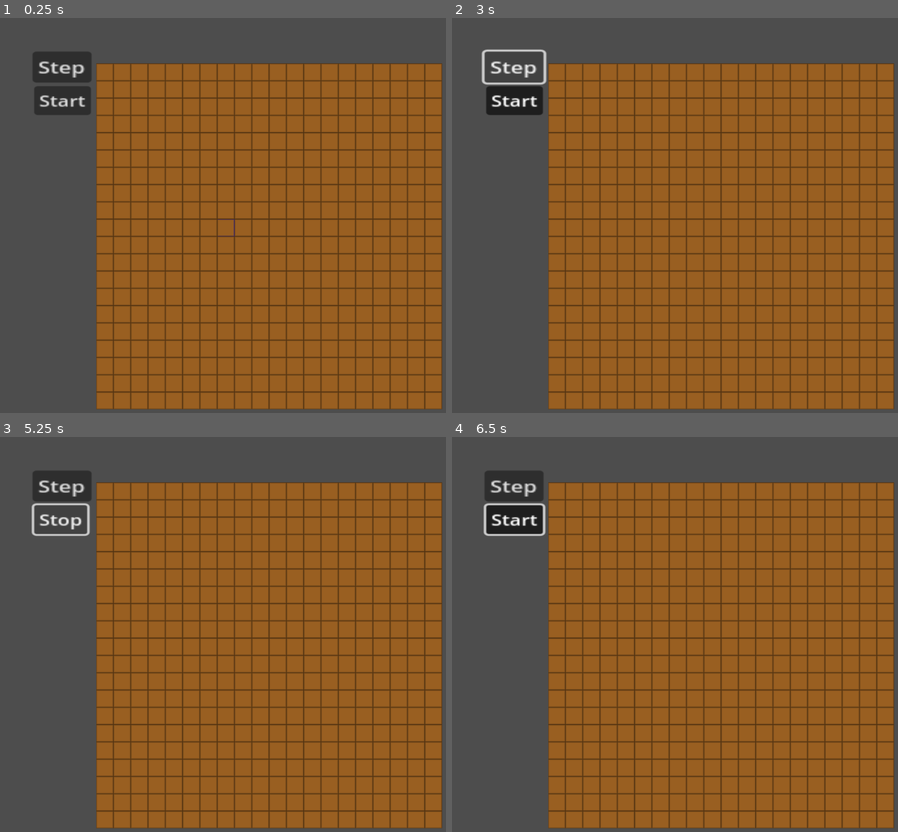
Above: before the commit, frames 1-4 (two rows, left to right).
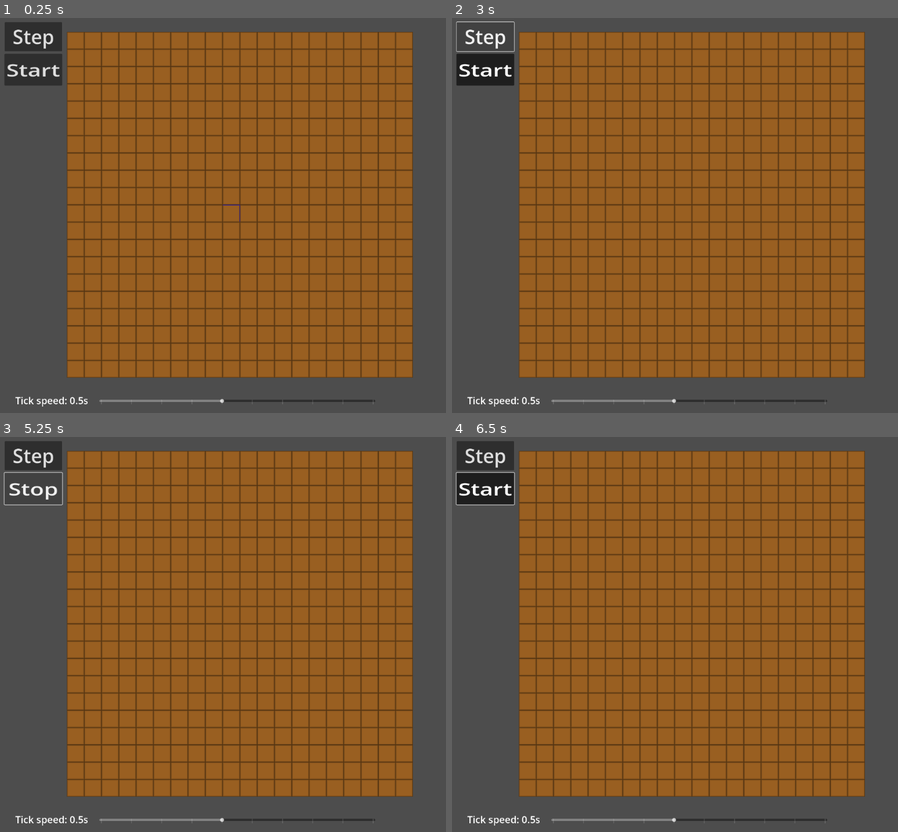
Above: after the commit, the same moments.

Repository: CMillsWork/Ecological-Succession
Game: Godot game, scene res://main.tscn
The game is run twice, just before and just after one commit, with the same random seed, the same clock (stepped at 60 frames per second) and the same inputs.
Inputs:
- Up to frame 1 (0.25 s): no input
- Up to frame 2 (3 s): click "Start" at 0.5 s; click "Stop" at 1.25 s; click "Start" at 2 s; click "Step" at 2.75 s
- Up to frame 3 (5.25 s): click "Step" at 3.5 s; click "Step" at 4.25 s; click "Start" at 5 s
- Up to frame 4 (6.5 s): click "Stop" at 5.75 s

The runs differ from the first frame. In frame 1, 40% of the frame differs, in the area x 1-100%, y 1-100%; in frame 2, 40%; in frame 3, 39%; in frame 4, 40%, in the area x 0-100%, y 1-100%.

Commit message:
Added tick speed slider, adjusted layout of UI.

Diff:
--- a/main.gd
+++ b/main.gd
@@ -4,6 +4,7 @@
 var cells : Array = []
 const gridSize : int = 20
 var dic = {}
+var tickSpeed = 0.5
 
 # 0 = die
 # 1 = stay
@@ -12,6 +13,7 @@
 
 @onready var clock : Timer = $Clock
 @onready var tileMap : TileMap = %TileMap
+@onready var timerLabel : Label = %TimerLabel
 
 @onready var CellFactory = preload("res://cell.tscn")
 
@@ -119,9 +121,15 @@
 func _on_clock_toggle_toggled(toggled_on):
 	if $Clock.is_stopped():
 		$Clock.one_shot = false
-		$Clock.start(0.5)
+		$Clock.start(tickSpeed)
 		$ClockToggle.text = "Stop"
 	else:
 		$Clock.one_shot = true
 		$Clock.stop()
 		$ClockToggle.text = "Start"
+
+
+func _on_h_slider_value_changed(value_changed):
+	timerLabel.text = str('Tick speed: ', value_changed,  's')
+	tickSpeed = value_changed
+	$Clock.start(tickSpeed)
--- a/main.tscn
+++ b/main.tscn
@@ -44,26 +44,50 @@
 one_shot = true
 
 [node name="Camera2D" type="Camera2D" parent="."]
-position = Vector2(477, 583)
+position = Vector2(585, 700)
 zoom = Vector2(0.6, 0.6)
 
 [node name="StepButton" type="Button" parent="."]
-offset_left = -235.0
-offset_top = -44.0
-offset_right = -227.0
-offset_bottom = -36.0
-scale = Vector2(5.07288, 3.69537)
+offset_left = -230.0
+offset_top = -36.0
+offset_right = -18.0
+offset_bottom = 72.0
+theme_override_font_sizes/font_size = 72
 text = "Step"
 
 [node name="ClockToggle" type="Button" parent="."]
-offset_left = -229.0
-offset_top = 84.0
-offset_right = -221.0
-offset_bottom = 92.0
-scale = Vector2(4.56, 3.44)
+offset_left = -231.0
+offset_top = 81.0
+offset_right = -70.0
+offset_bottom = 199.0
+scale = Vector2(1.326, 1)
+theme_override_font_sizes/font_size = 64
 toggle_mode = true
 text = "Start"
+
+[node name="HSlider" type="HSlider" parent="."]
+offset_left = 120.0
+offset_top = 1334.0
+offset_right = 1141.0
+offset_bottom = 1398.0
+min_value = 0.1
+max_value = 1.0
+step = 0.1
+value = 0.5
+tick_count = 10
+ticks_on_borders = true
+
+[node name="TimerLabel" type="Label" parent="HSlider"]
+unique_name_in_owner = true
+layout_mode = 0
+offset_left = -311.0
+offset_top = 5.0
+offset_right = -40.0
+offset_bottom = 55.0
+theme_override_font_sizes/font_size = 36
+text = "Tick speed: 0.5s"
 
 [connection signal="timeout" from="Clock" to="." method="_on_clock_timeout"]
 [connection signal="pressed" from="StepButton" to="." method="_on_step_button_pressed"]
 [connection signal="toggled" from="ClockToggle" to="." method="_on_clock_toggle_toggled"]
+[connection signal="value_changed" from="HSlider" to="." method="_on_h_slider_value_changed"]
Not shown, changed: .gitignore
Not shown, changed: export/web/Ecological Succession - 1211-13-06-2024.zip
Not shown, changed: export/web/Ecological Succession 1228-13-06-2024.zip
Not shown, changed: export/web/index.html
Not shown, changed: export/web/index.pck
